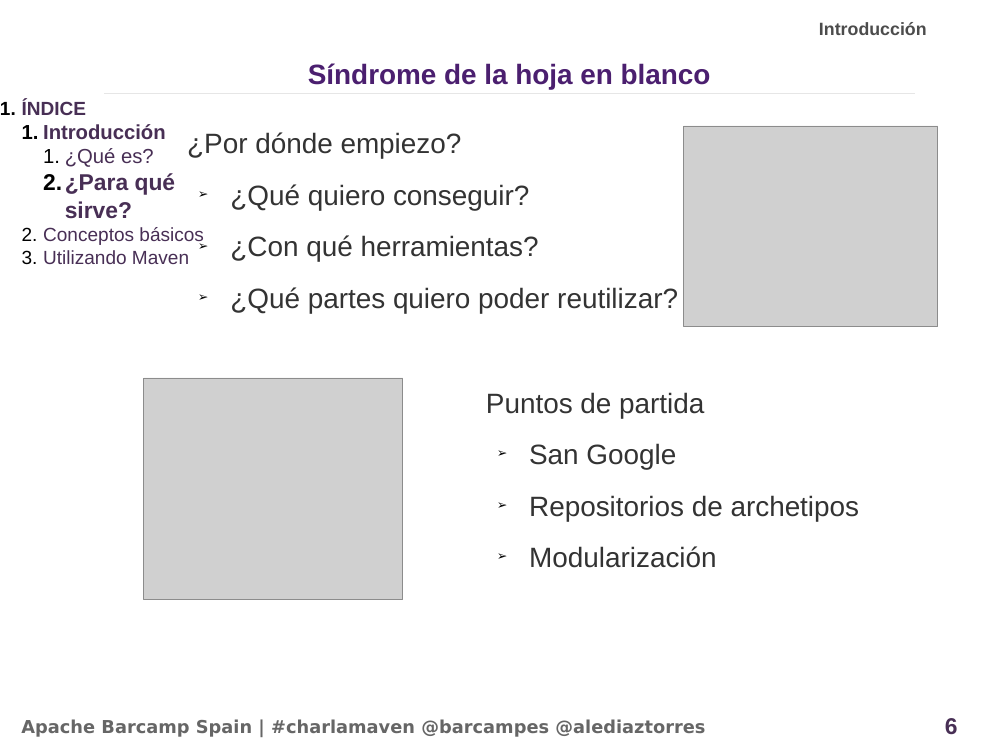
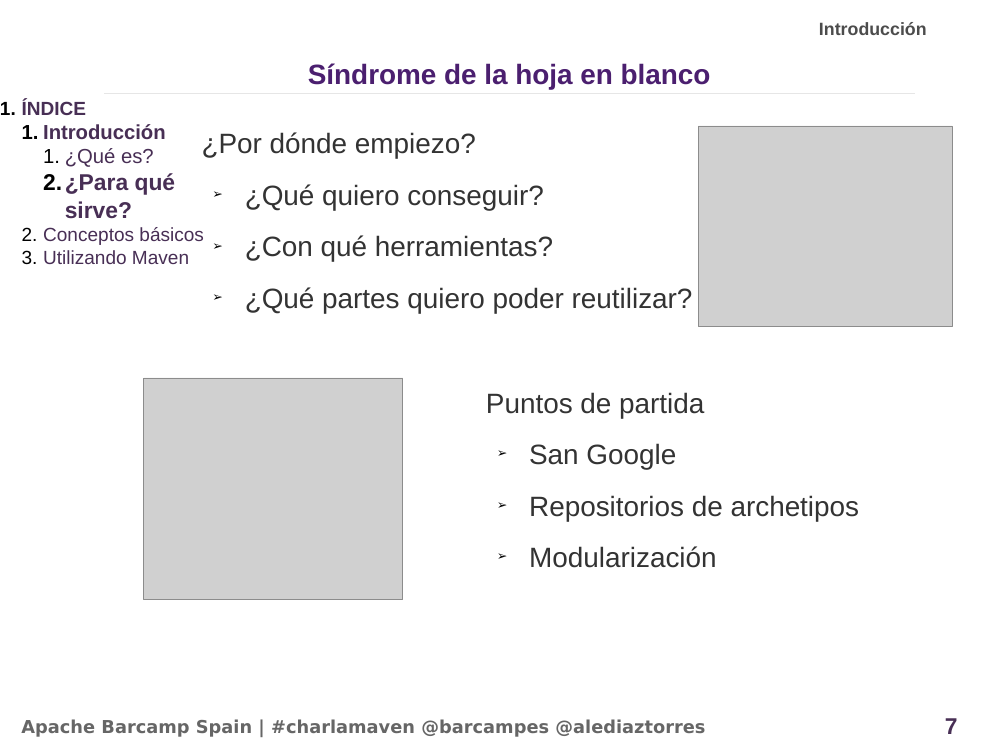
Before and after one commit to alediator/barcamp-maven, a slide deck: slide 7 of doc/slideshare_introduccion.odp (slide 6 before the commit). Drawn at 1008x756 pixels with LibreOffice and Linux fonts; fonts in the diff are those of the drawing; grey boxes stand for pictures; background and template pictures are left out. Boxes give left, top, right and bottom in pixels: in the first picture for what was removed or moved away, otherwise in the second. Text is boxed around its words. In the diff, an @@ line names an element or a change of style, - is before the commit and + after.

```diff
--- a/doc/slideshare_introduccion.odp
+++ b/doc/slideshare_introduccion.odp
@@ text "¿Por dónde empiezo?" moved from (x1=187, y1=132, x2=678, y2=313) to (x1=202, y1=132, x2=693, y2=313) @@
@@ picture moved from (x1=684, y1=126, x2=938, y2=327) to (x1=699, y1=126, x2=953, y2=327) @@
@@ page number at (x1=945, y1=718, x2=958, y2=734): text changed @@
-6
+7
```
Also in this commit, not shown: 7 other slides changed, 1 slide added.
